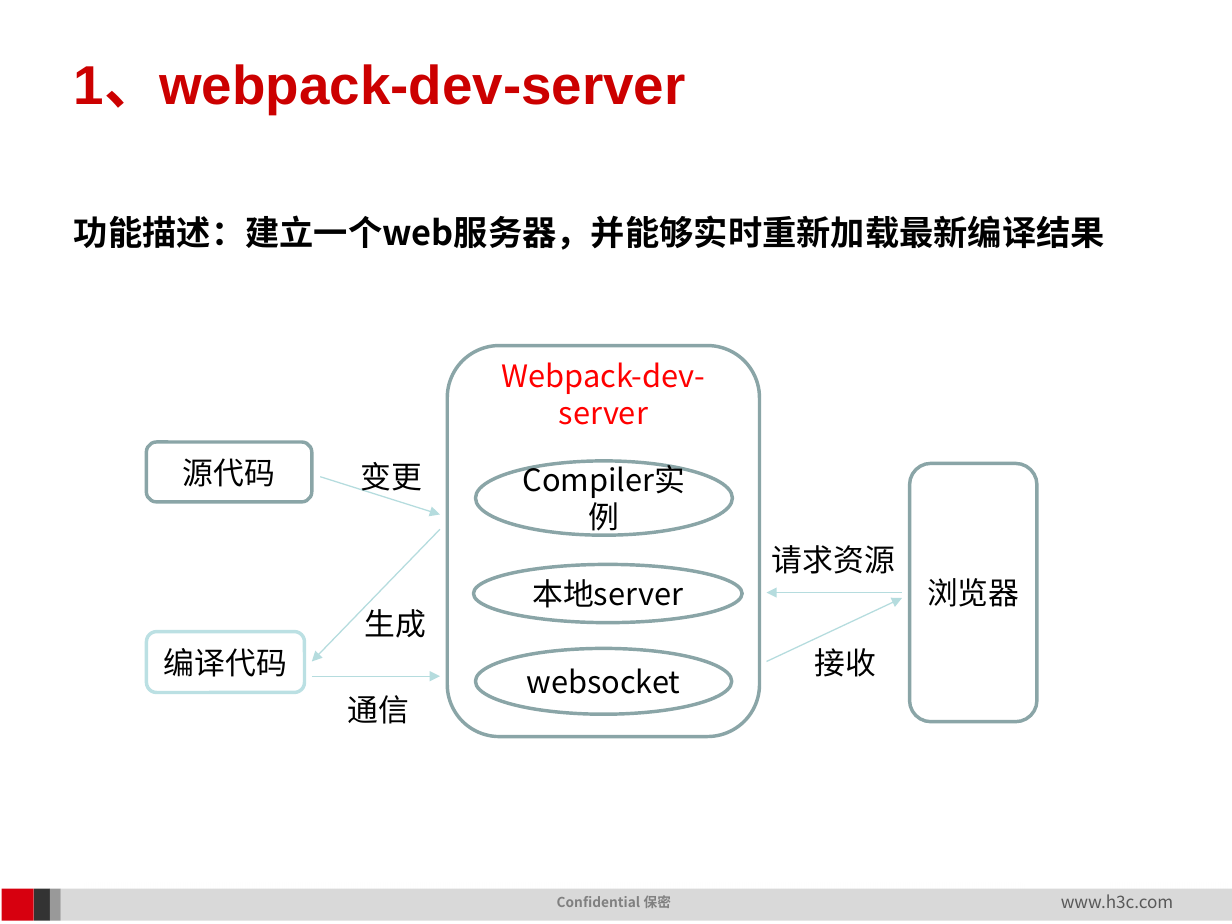
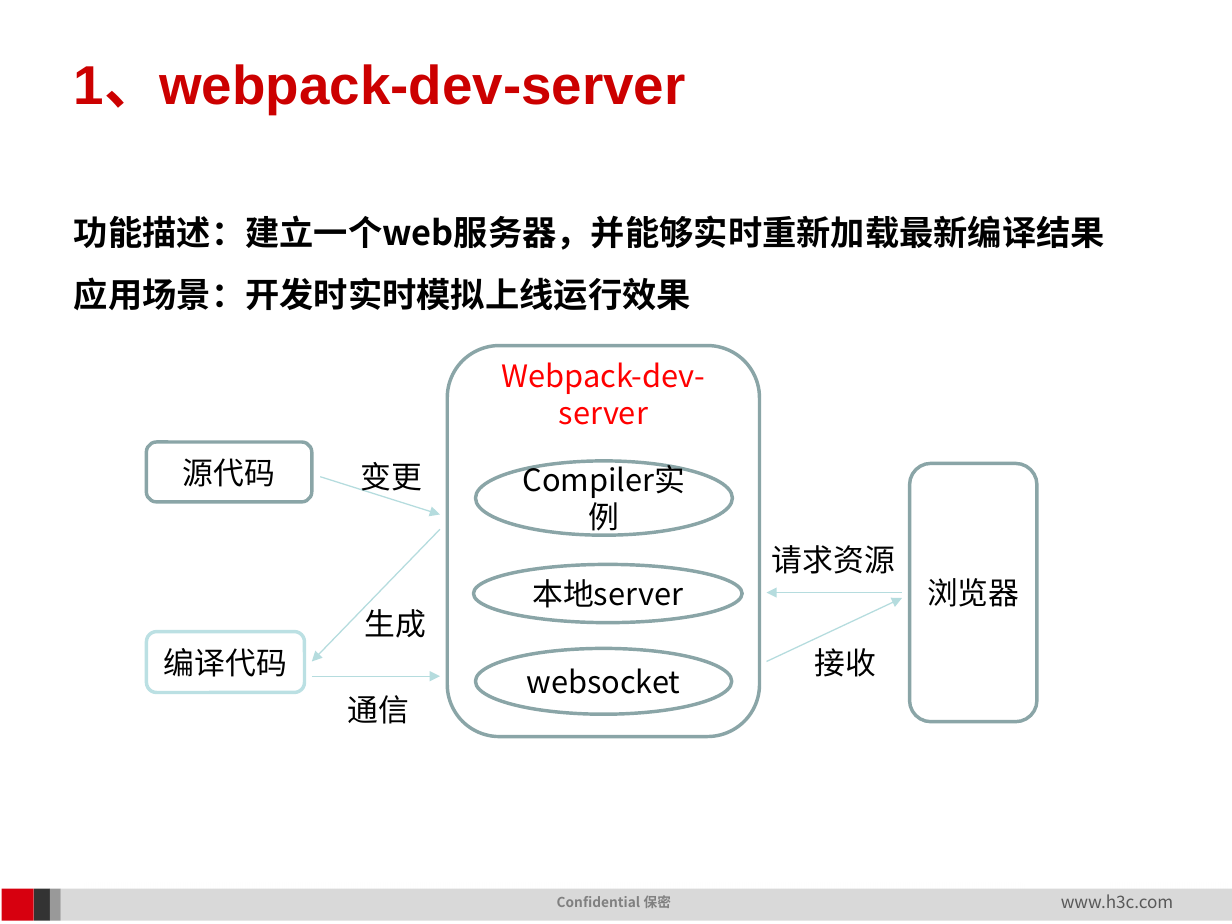
Before and after one commit to leez-bot/FE-Study, a slide deck: slide 15 of notes/webpack/webpack高级配置.pptx. Drawn at 1232x924 pixels with LibreOffice and Linux fonts; fonts in the diff are those of the drawing; background and template pictures are left out. Boxes give left, top, right and bottom in pixels: in the first picture for what was removed or moved away, otherwise in the second. Text is boxed around its words. In the diff, an @@ line names an element or a change of style, - is before the commit and + after.

```diff
--- a/notes/webpack/webpack高级配置.pptx
+++ b/notes/webpack/webpack高级配置.pptx
@@ text at (74,277,691,311): paragraph added @@
+应用场景：开发时实时模拟上线运行效果
```
Also in this commit, not shown: 10 other slides changed, 2 slides added, 11 other files.
